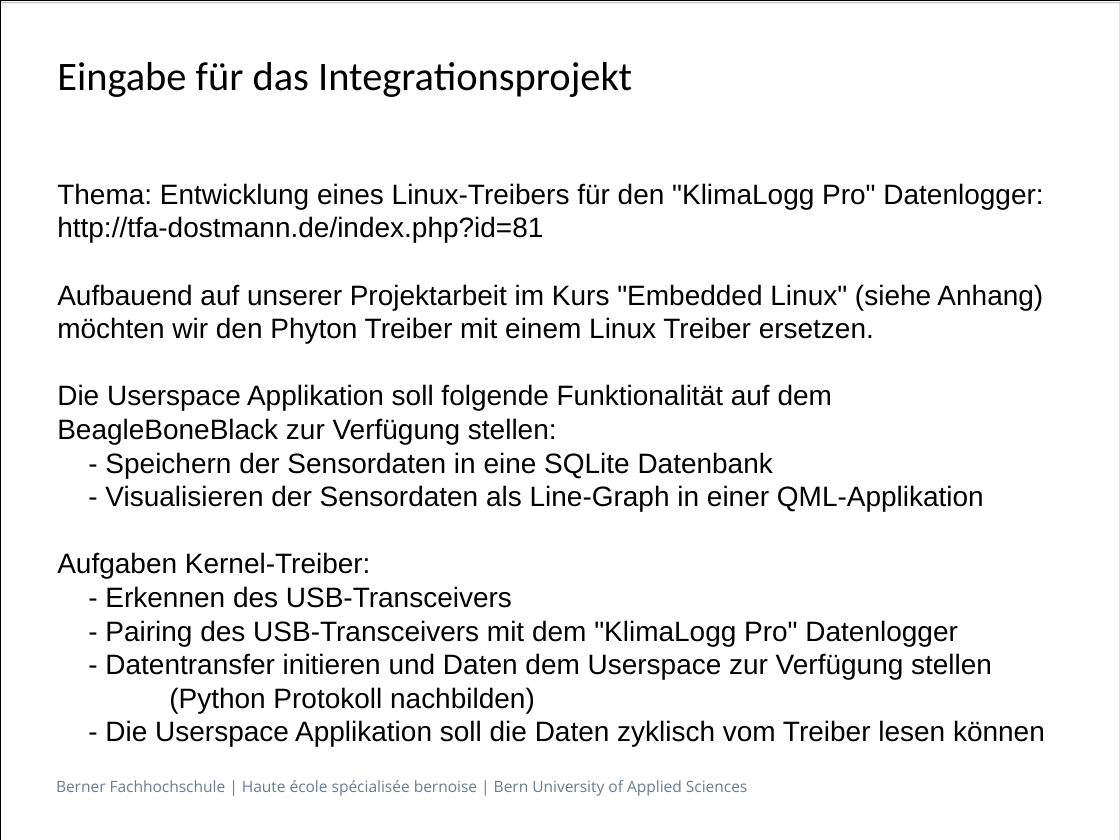
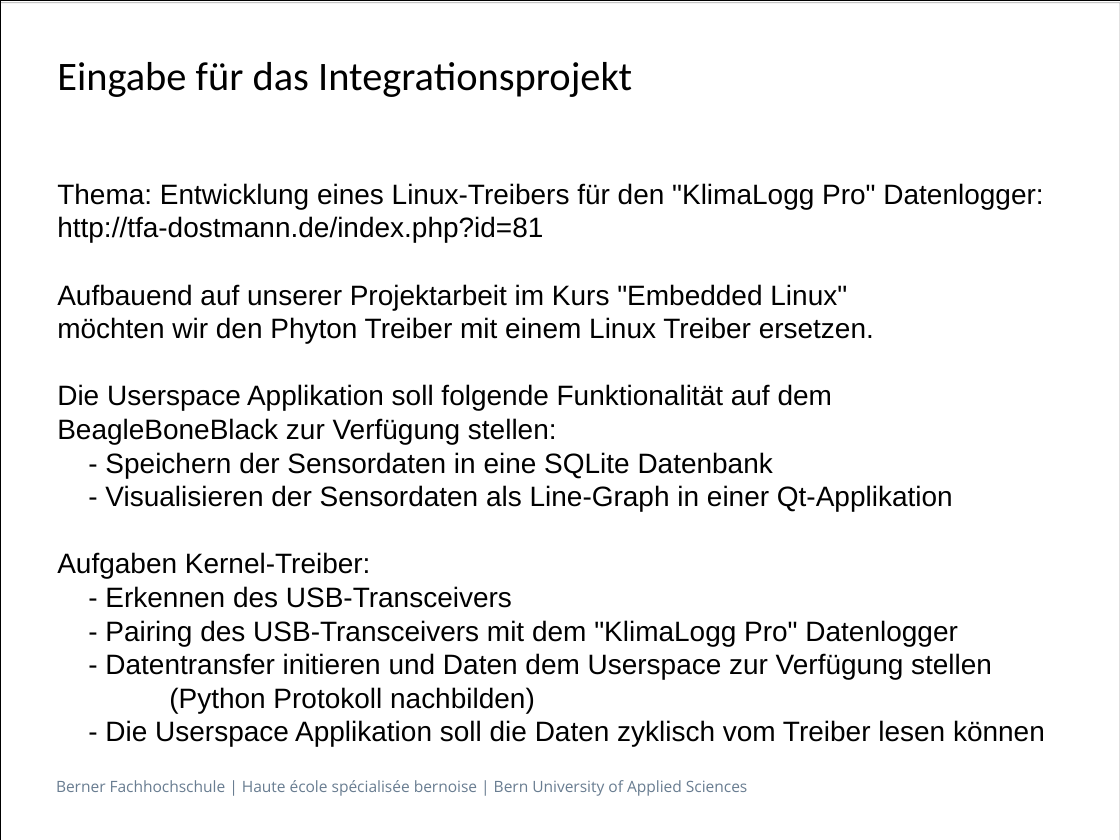
Before and after one commit to Overunity77/KlimaLogg, a slide deck: slide 3 of praesentation/Integrationsprojekt_chrib1.odp. Drawn at 1120x840 pixels with LibreOffice and Linux fonts; fonts in the diff are those of the drawing. Boxes give left, top, right and bottom in pixels: in the first picture for what was removed or moved away, otherwise in the second. Text is boxed around its words. In the diff, an @@ line names an element or a change of style, - is before the commit and + after.

```diff
--- a/praesentation/Integrationsprojekt_chrib1.odp
+++ b/praesentation/Integrationsprojekt_chrib1.odp
@@ subtitle at bbox=[57, 284, 874, 343]: text changed @@
-Aufbauend auf unserer Projektarbeit im Kurs "Embedded Linux" (siehe Anhang) möchten wir den Phyton Treiber mit einem Linux Treiber ersetzen.
+Aufbauend auf unserer Projektarbeit im Kurs "Embedded Linux"
+möchten wir den Phyton Treiber mit einem Linux Treiber ersetzen.
@@ subtitle at bbox=[105, 485, 953, 511]: text changed @@
-- Visualisieren der Sensordaten als Line-Graph in einer QML-Applikation
+- Visualisieren der Sensordaten als Line-Graph in einer Qt-Applikation
```
Also in this commit, not shown: 1 other file.
